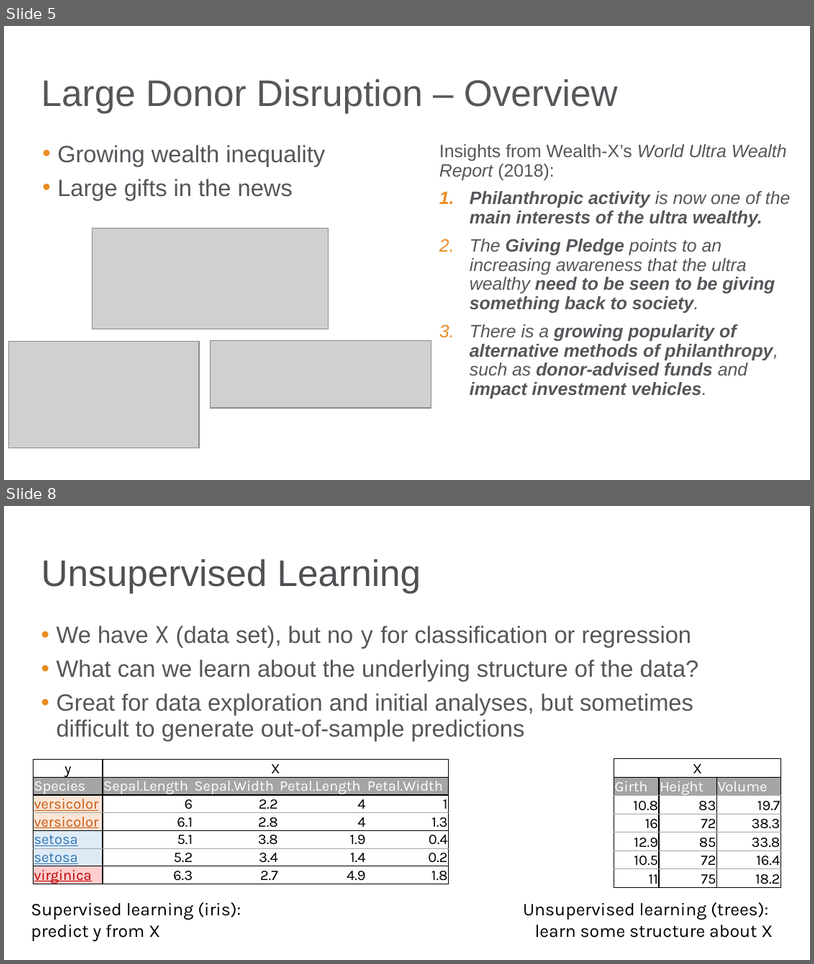
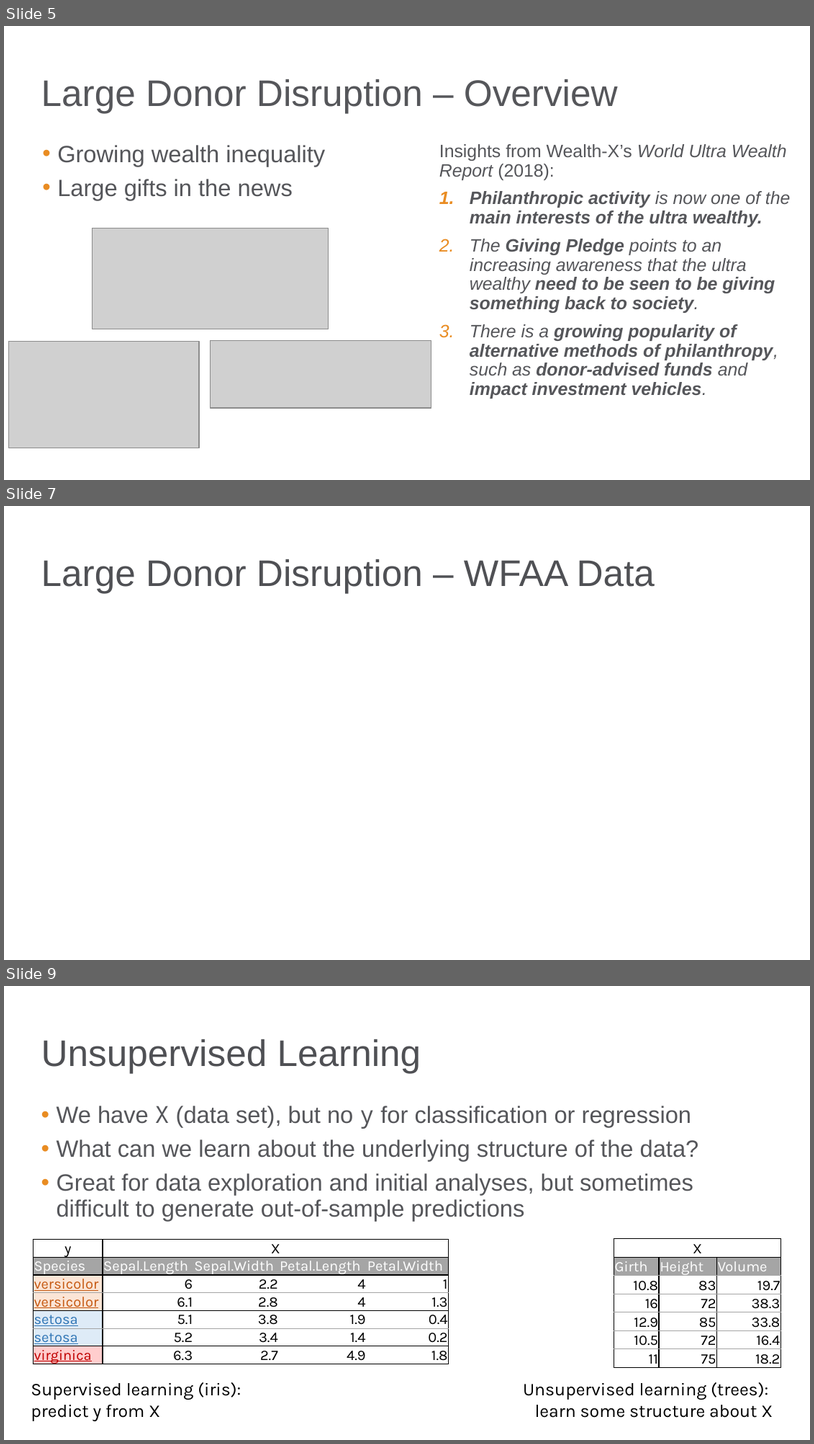
Before and after one commit to bgstieber/APRA-PD-DAS-2019, a slide deck: Generating Insights from Clustering Large Donors - BStieber APRA DAS19.pptx. Shown one above the other, each under a label of ours: slides 5 and 8 before the commit, slides 5, 7 and 9 after it; the slides between them are not shown. The pictures are 814x964 and 814x1444 pixels, drawn with LibreOffice and Linux fonts; fonts in the diff are those of the drawing; grey boxes stand for pictures; background and template pictures are left out. Boxes give left, top, right and bottom in pixels: in the first picture for what was removed or moved away, otherwise in the second. Text is boxed around its words. In the diff, an @@ line names an element or a change of style, - is before the commit and + after.

```diff
--- a/Generating Insights from Clustering Large Donors - BStieber APRA DAS19.pptx
+++ b/Generating Insights from Clustering Large Donors - BStieber APRA DAS19.pptx
@@ slide 7 added at [4, 506, 810, 960], background picture (left out) @@
@@ title added at [41, 559, 655, 593], 33 pt, text #4F5054 @@
+Large Donor Disruption – WFAA Data
@@ what was slide 8 is now slide 9 @@
```
Also in this commit, not shown: 9 slides changed, 1 other file.
